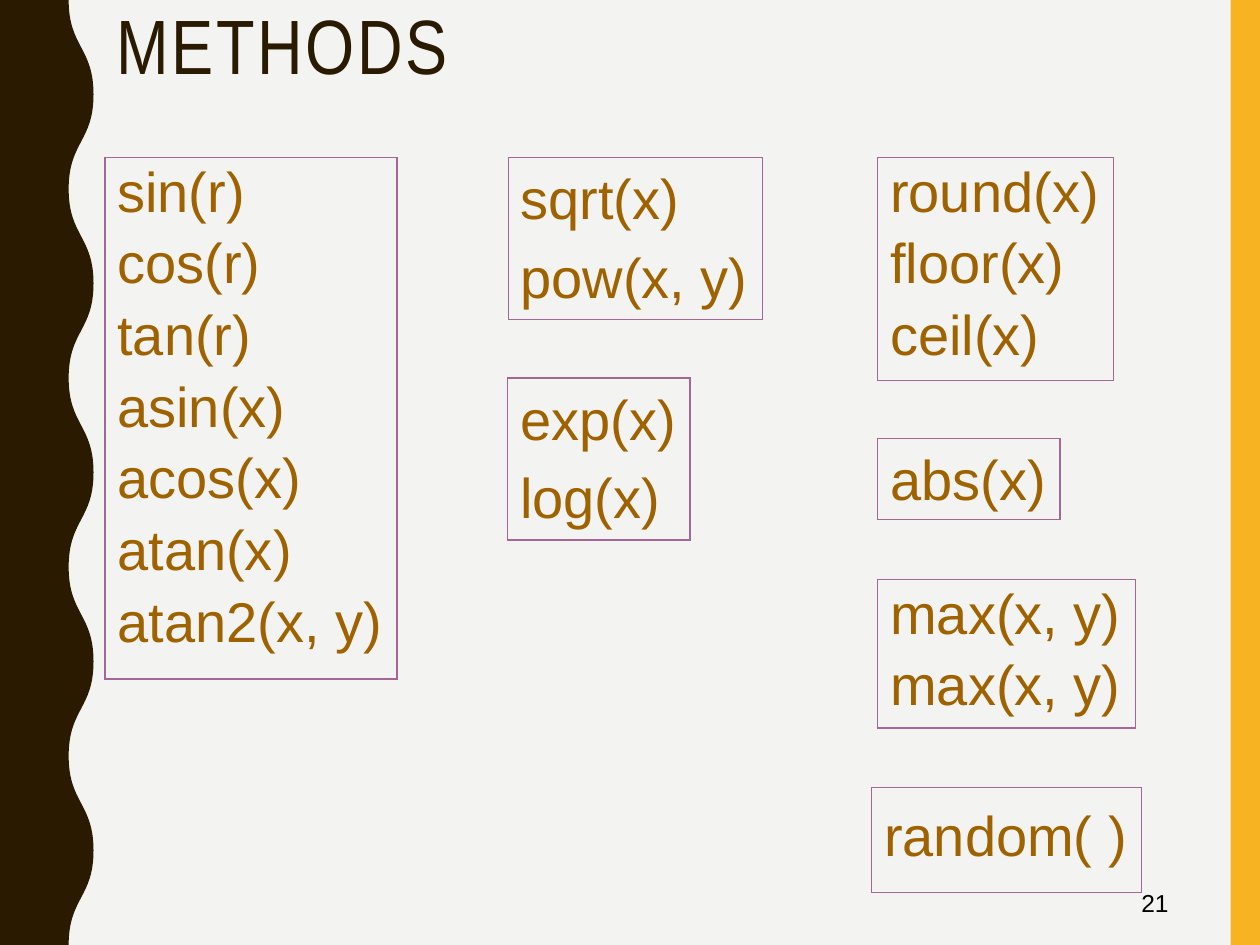
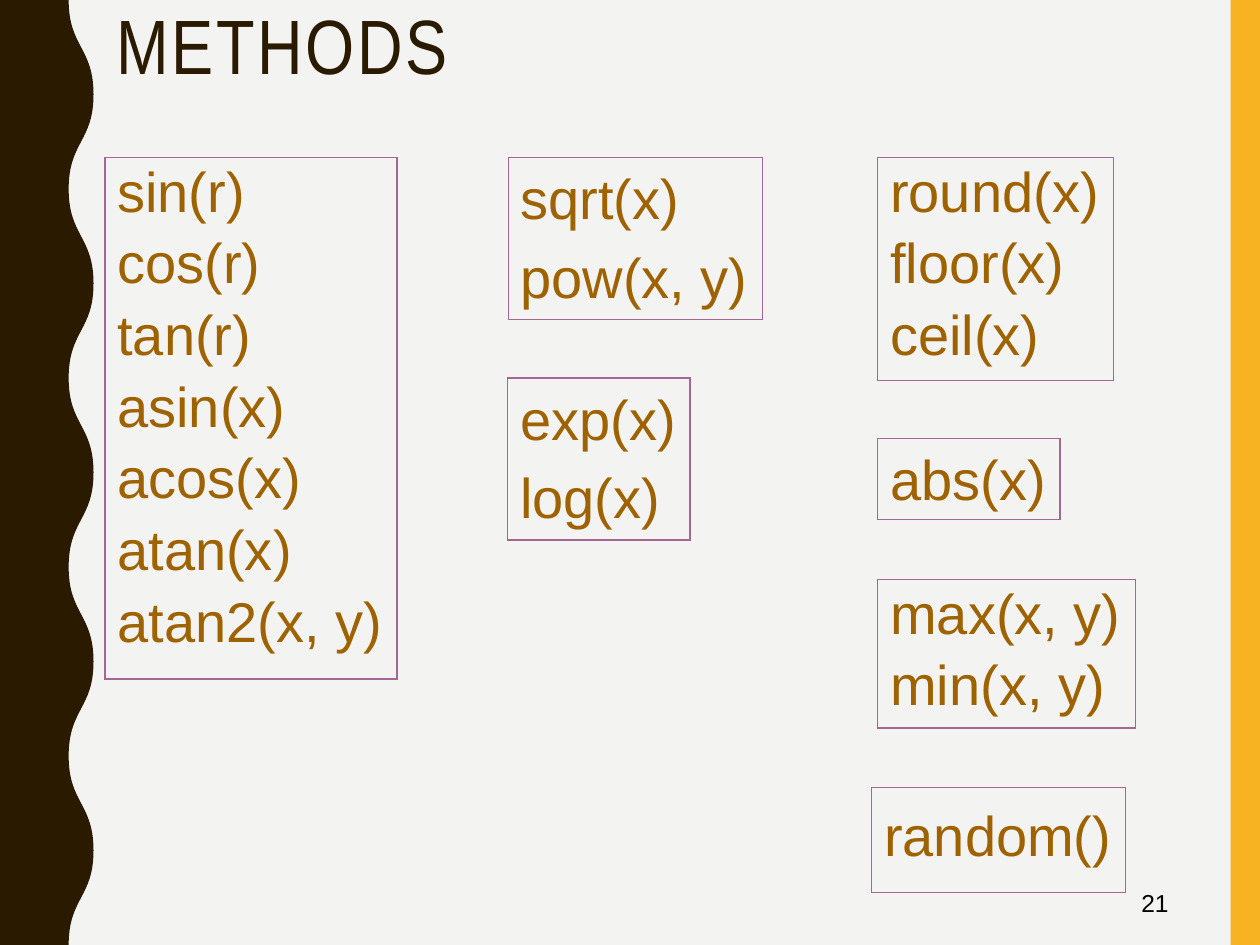
Before and after one commit to mlyngweb1/Website-Development-2-src, a slide deck: slide 21 of topic-03-JavaScript-2/talk-1/talk-1.pptx. Drawn at 1260x945 pixels with LibreOffice and Linux fonts; fonts in the diff are those of the drawing. Boxes give left, top, right and bottom in pixels: in the first picture for what was removed or moved away, otherwise in the second. Text is boxed around its words. In the diff, an @@ line names an element or a change of style, - is before the commit and + after.

```diff
--- a/topic-03-JavaScript-2/talk-1/talk-1.pptx
+++ b/topic-03-JavaScript-2/talk-1/talk-1.pptx
@@ text in rectangle at box(890, 664, 1105, 716): text changed @@
-max(x, y)
+min(x, y)
@@ text "random()": place and size @@
-text "random()" at box(872, 788, 1142, 869)
+text "random()" at box(872, 788, 1126, 869)
@@ text at box(884, 815, 1111, 867): spaces changed @@
-random( )
+random()
```
Also in this commit, not shown: 17 other slides changed, 3 other files.
